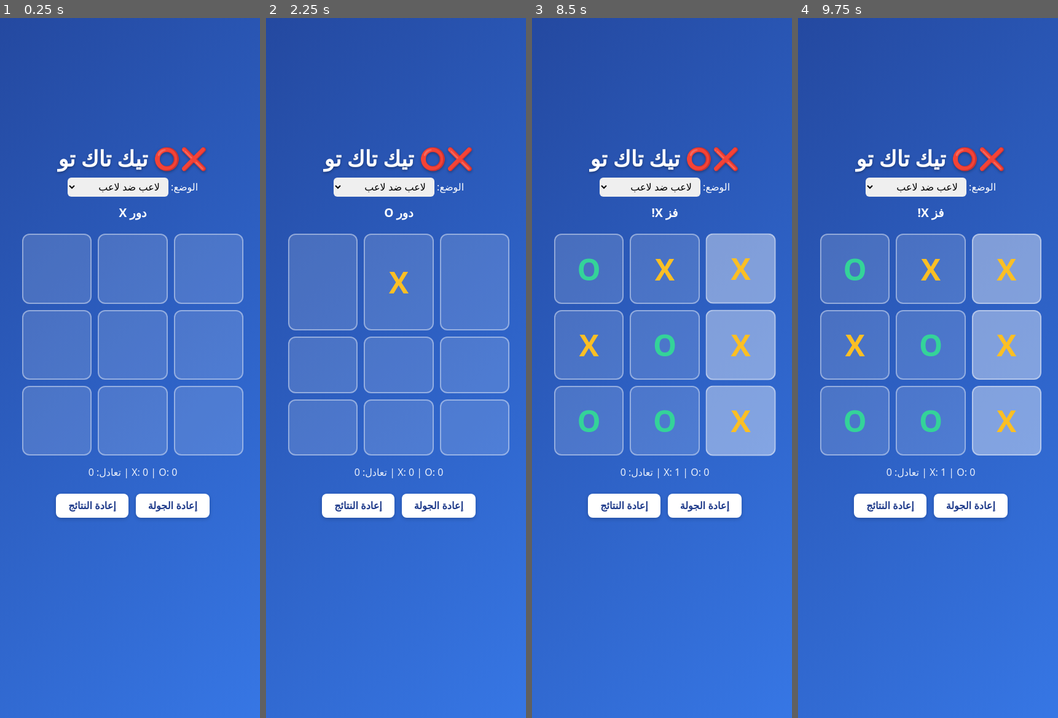
Above: before the commit, frames 1-4 (left to right).
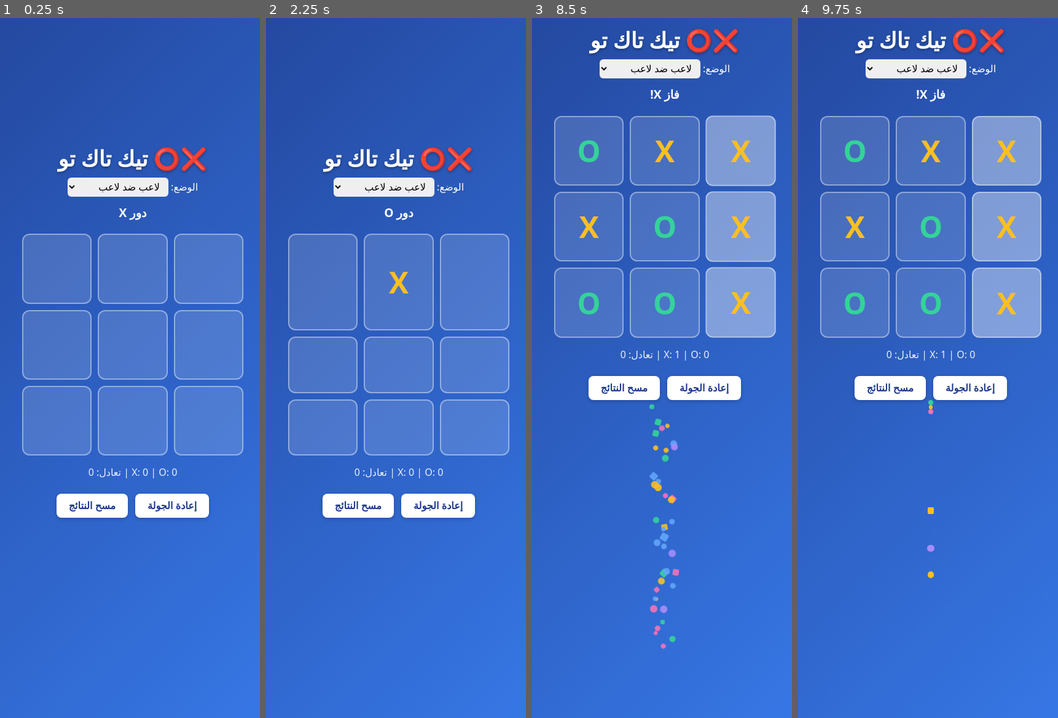
Above: after the commit, the same moments.

Repository: hanyboy/xo-game
Game: browser game, page www/index.html
Same seed, same stepped clock (60 frames per second), same inputs: the game is played once before the commit and once after it.
Inputs (mouse positions are in pixels of both pictures, inside the frame that each line leads up to; where the layout moved, square brackets give the same spot in the first picture):
- Up to frame 1 (0.25 s): no input
- Up to frame 2 (2.25 s): click "إعادة النتائج" (after the commit: "مسح النتائج") at 1.27 s; click "إعادة الجولة" at 1.87 s; click (398, 270) at 2.02 s
- Up to frame 3 (8.5 s): click (664, 431) at 2.47 s; click (589, 347) at 3.07 s; click (589, 424) at 3.67 s; click (664, 424) at 4.27 s; click (589, 424) at 4.52 s; click (589, 347) at 4.87 s; click (740, 347) at 5.47 s; click (664, 347) at 6.07 s; click (740, 347) at 6.67 s; click (740, 424) at 7.02 s; click (589, 270) at 7.27 s; click (664, 270) at 7.87 s; click (740, 270) at 8.47 s
- Up to frame 4 (9.75 s): click (855, 151) [855, 270] at 9.07 s; click (930, 228) [930, 347] at 9.52 s; click (1006, 228) [1006, 347] at 9.67 s

The runs differ from the first frame. In frame 1, 0.2% of the frame differs, in the area x 21-81%, y 67-72%; in frame 2, 0.2%; in frame 3, 34%, in the area x 8-94%, y 1-91%; in frame 4, 34%.

Commit message:
Update index.html

Diff:
--- a/www/index.html
+++ b/www/index.html
@@ -43,8 +43,12 @@
   .cell:active { transform: scale(.95); }
   .cell.x { color: #fbbf24; }
   .cell.o { color: #34d399; }
-  .cell.win { background: rgba(255,255,255,.4); animation: pulse .6s ease 2; }
-  @keyframes pulse { 0%,100%{transform:scale(1)} 50%{transform:scale(1.08)} }
+  .cell.win { background: rgba(255,255,255,.4); animation: winPulse .6s ease 2; }
+  @keyframes winPulse { 0%,100%{transform:scale(1)} 50%{transform:scale(1.12)} }
+  .cell.pop { animation: pop .3s ease; }
+  @keyframes pop { 0%{transform:scale(.5)} 60%{transform:scale(1.15)} 100%{transform:scale(1)} }
+  .board.shake { animation: shake .4s; }
+  @keyframes shake { 0%,100%{transform:translateX(0)} 25%{transform:translateX(-6px)} 75%{transform:translateX(6px)} }
   .controls { margin-top: 24px; display: flex; gap: 12px; flex-wrap: wrap; justify-content: center; }
   button {
     background: #fff; color: #1e3a8a; border: none; border-radius: 8px;
@@ -71,10 +75,51 @@
   <div class="score" id="score">X: 0  |  O: 0  |  تعادل: 0</div>
   <div class="controls">
     <button id="reset">إعادة الجولة</button>
-    <button id="resetAll">إعادة النتائج</button>
+    <button id="resetAll">مسح النتائج</button>
   </div>
 
 <script>
+// Web Audio API sounds (no external files)
+let audioCtx = null;
+function getAudioCtx(){ if(!audioCtx) audioCtx = new (window.AudioContext||window.webkitAudioContext)(); return audioCtx; }
+function playTone(freq, dur, type='sine', vol=0.15){
+  try {
+    const ctx = getAudioCtx();
+    const osc = ctx.createOscillator();
+    const gain = ctx.createGain();
+    osc.type = type;
+    osc.frequency.value = freq;
+    gain.gain.setValueAtTime(vol, ctx.currentTime);
+    gain.gain.exponentialRampToValueAtTime(0.001, ctx.currentTime + dur);
+    osc.connect(gain); gain.connect(ctx.destination);
+    osc.start(); osc.stop(ctx.currentTime + dur);
+  } catch(e){}
+}
+function soundClick(){ playTone(440, 0.08, 'square', 0.1); }
+function soundWin(){ playTone(523,0.12,'sine',0.18); setTimeout(()=>playTone(659,0.12,'sine',0.18),120); setTimeout(()=>playTone(784,0.18,'sine',0.18),240); }
+function soundDraw(){ playTone(300,0.2,'triangle',0.15); setTimeout(()=>playTone(250,0.2,'triangle',0.15),200); }
+function soundAi(){ playTone(330,0.1,'sine',0.1); }
+function confettiBurst(){
+  const colors = ['#fbbf24','#34d399','#60a5fa','#f472b6','#a78bfa'];
+  for(let k=0;k<40;k++){
+    const el = document.createElement('div');
+    el.className='confetti';
+    el.style.left = (window.innerWidth/2 + (Math.random()-0.5)*200)+'px';
+    el.style.top = (window.innerHeight/2)+'px';
+    el.style.width = (6+Math.random()*6)+'px';
+    el.style.height = el.style.width;
+    el.style.background = colors[Math.floor(Math.random()*colors.length)];
+    el.style.borderRadius = Math.random()>.5?'50%':'2px';
+    document.body.appendChild(el);
+    const dx = (Math.random()-0.5)*400;
+    const dy = -100 - Math.random()*300;
+    el.animate([
+      {transform:'translate(0,0)', opacity:1},
+      {transform:`translate(${dx}px,${dy+400}px) rotate(${Math.random()*720}deg)`, opacity:0}
+    ], {duration:1200+Math.random()*600, easing:'cubic-bezier(.2,.8,.2,1)'});
+    setTimeout(()=>el.remove(), 1800);
+  }
+}
 const boardEl = document.getElementById('board');
 const statusEl = document.getElementById('status');
 const scoreEl = document.getElementById('score');
@@ -112,11 +157,16 @@
 function move(i) {
   if (gameOver || board[i]) return;
   board[i] = current;
+  soundClick();
+  // pop animation on the cell
+  const cells = boardEl.querySelectorAll('.cell');
+  cells[i].classList.add('pop');
+  setTimeout(()=>cells[i].classList.remove('pop'), 300);
   const res = checkWinner(board);
   if (res) {
     gameOver = true;
-    if (res.player === 'D') { statusEl.textContent = 'تعادل!'; scores.D++; }
-    else { statusEl.textContent = 'فز '+res.player+'!'; scores[res.player]++; highlight(res.line); }
+    if (res.player === 'D') { statusEl.textContent = 'تعادل!'; scores.D++; soundDraw(); boardEl.classList.add('shake'); setTimeout(()=>boardEl.classList.remove('shake'),400); }
+    else { statusEl.textContent = 'فاز '+res.player+'!'; scores[res.player]++; highlight(res.line); soundWin(); confettiBurst(); }
     updateScore();
     return;
   }
@@ -124,7 +174,7 @@
   statusEl.textContent = 'دور '+current;
   render();
   if (modeSel.value === 'ai' && current === 'O' && !gameOver) {
-    setTimeout(aiMove, 350);
+    setTimeout(()=>{ soundAi(); aiMove(); }, 350);
   }
 }
 
